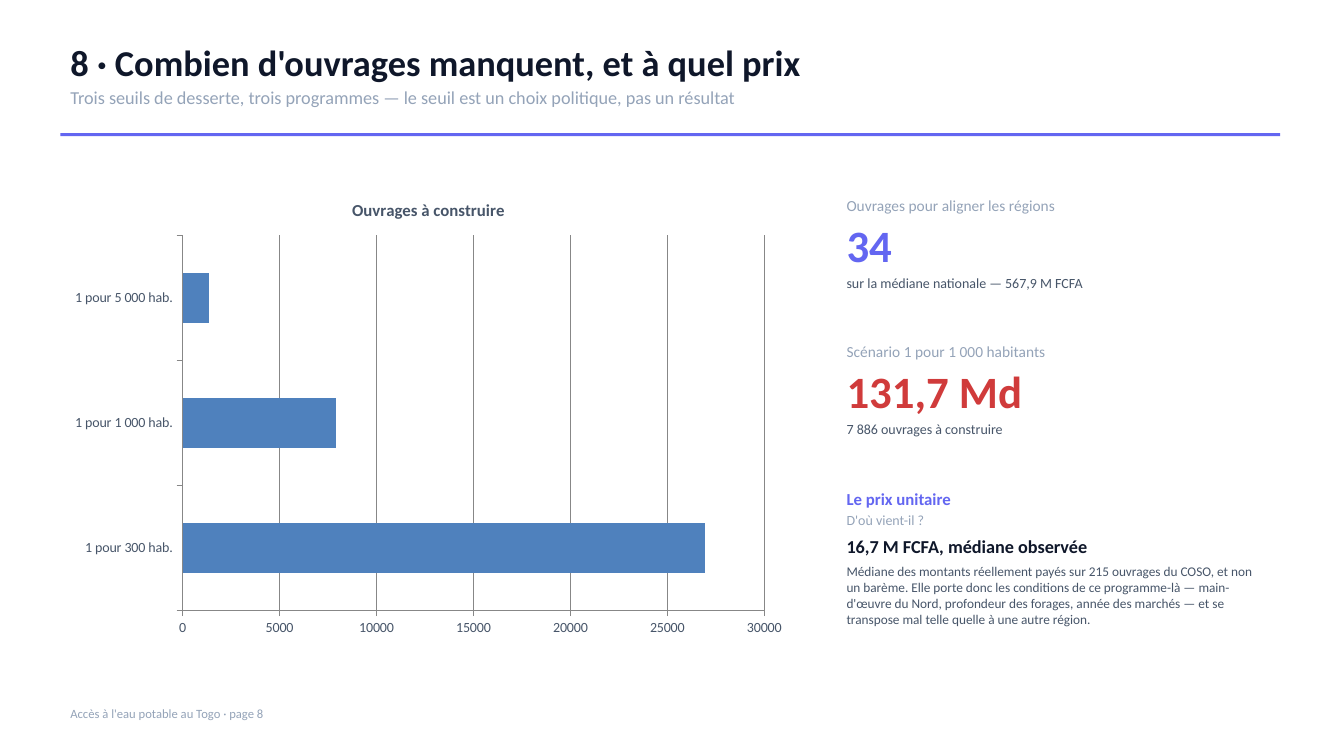
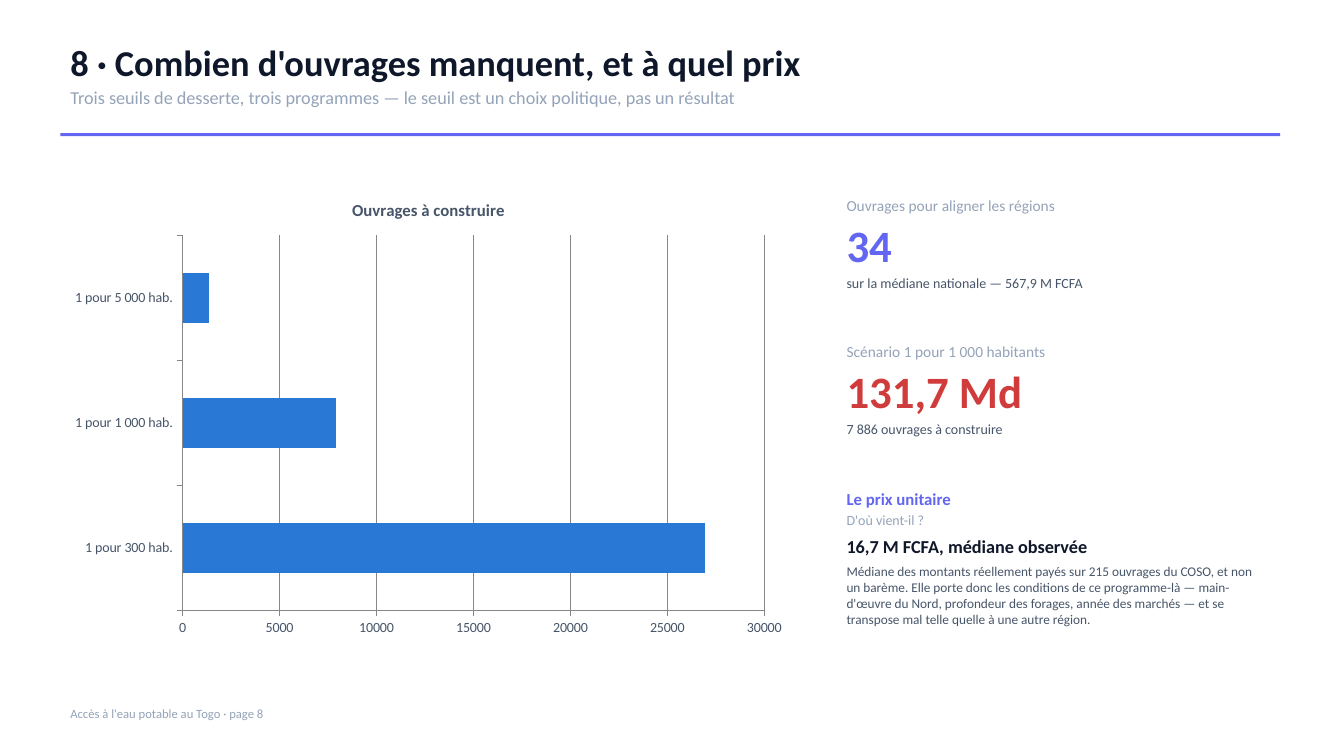
Before and after one commit to Bernardpip/data_lab_challenges, a slide deck: slide 8 of Togo-environnement-hydrolique/rapport/Togo_Eau_Assainissement_Rapport.pptx. Drawn at 1344x756 pixels with LibreOffice and Linux fonts; fonts in the diff are those of the drawing. Boxes give left, top, right and bottom in pixels: in the first picture for what was removed or moved away, otherwise in the second. Text is boxed around its words. In the diff, an @@ line names an element or a change of style, - is before the commit and + after.

```diff
--- a/Togo-environnement-hydrolique/rapport/Togo_Eau_Assainissement_Rapport.pptx
+++ b/Togo-environnement-hydrolique/rapport/Togo_Eau_Assainissement_Rapport.pptx
@@ bar chart at [60, 181, 797, 645] @@
@@ colour of Ouvrages à construire #4F81BD to #2A78D6 @@
```
Also in this commit, not shown: 6 other slides changed, 7 other files.
